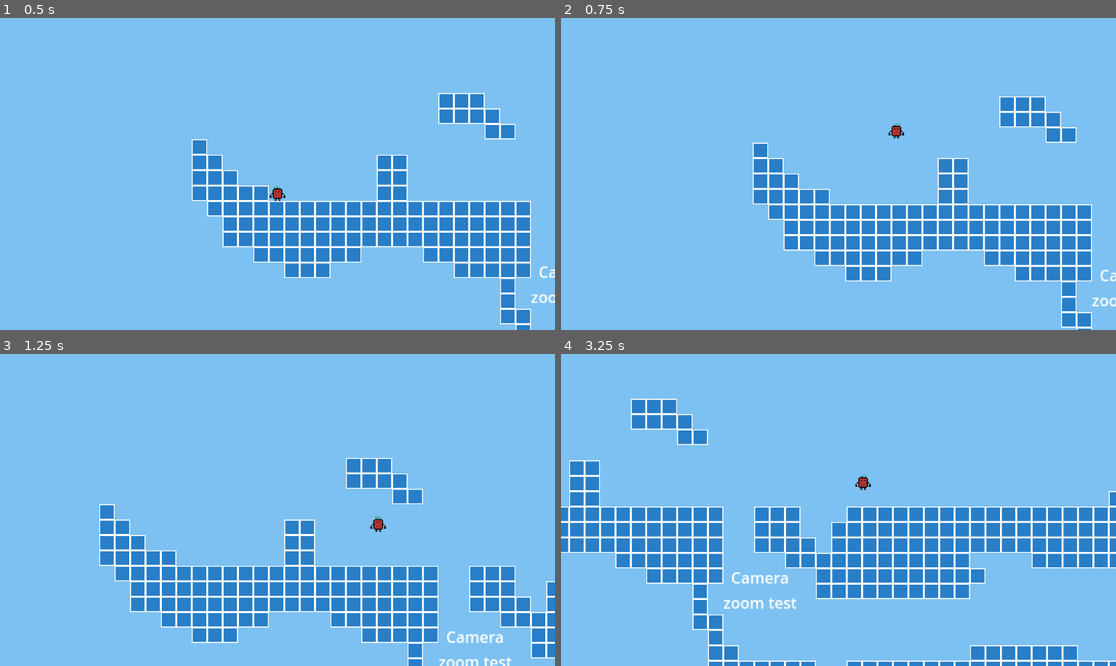
Above: before the commit, frames 1-4 (two rows, left to right).
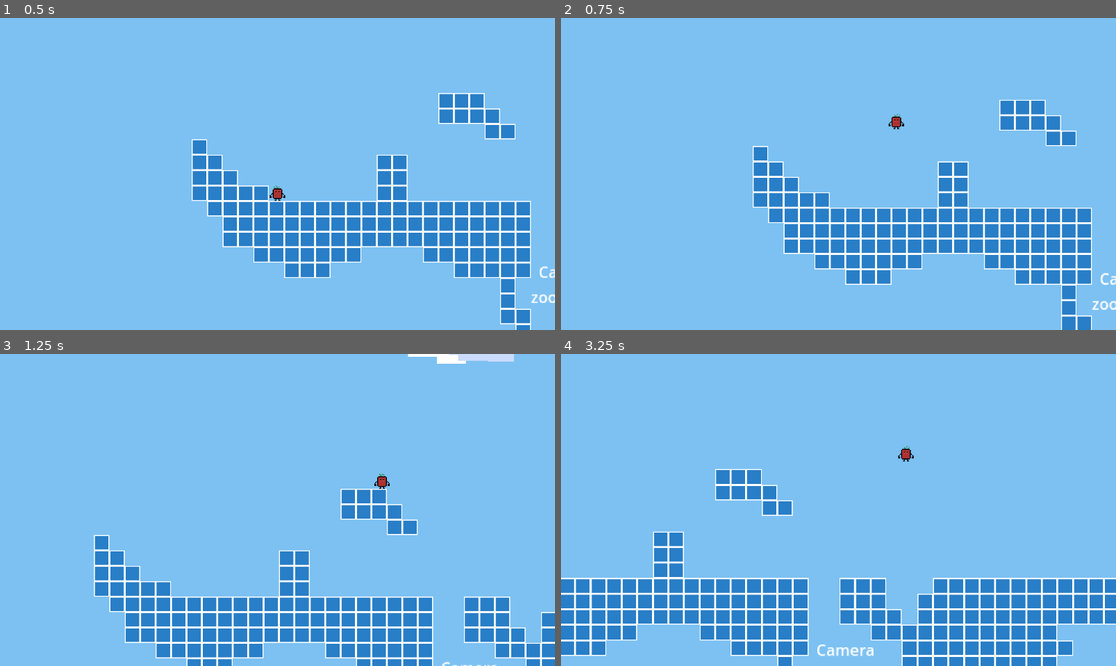
Above: after the commit, the same moments.

Repository: filipizydorczyk/godot-tests
Game: Godot game, scene res://Tests/MovementTest.tscn
Same seed, same stepped clock (60 frames per second), same inputs: the game is played once before the commit and once after it.
Inputs:
- Up to frame 1 (0.5 s): no input
- Up to frame 2 (0.75 s): tap Enter (ui_accept) at 0.5, 0.6 s; hold Right (ui_right) from 0.53 s (still down)
- Up to frame 3 (1.25 s): keep holding Right (ui_right); tap Enter (ui_accept) at 0.77, 1.07 s
- Up to frame 4 (3.25 s): tap Enter (ui_accept) at 1.35, 1.52, 1.82, 2.1, 2.85, 3.02 s; release Right (ui_right) at 2.03 s; hold Left (ui_left) 2.03-2.78 s; hold Right (ui_right) from 2.78 s (still down)

Frame 1 is identical in both runs. In frame 2, 5.5% of the frame differs, in the area x 34-100%, y 25-100%; in frame 3, 20%; in frame 4, 41%, in the area x 0-100%, y 14-100%.

Commit message:
dev: added double jump

Diff:
--- a/Scripts/Player.gd
+++ b/Scripts/Player.gd
@@ -8,16 +8,19 @@
 
 # Get the gravity from the project settings to be synced with RigidBody nodes.
 var gravity = ProjectSettings.get_setting("physics/2d/default_gravity")
-
+var jumps = 2
 
 func _physics_process(delta):
-	# Add the gravity.
+		# Add the gravity.
 	if not is_on_floor():
 		velocity.y += gravity * delta
+	else:
+		jumps = 2
 
 	# Handle Jump.
-	if Input.is_action_just_pressed("ui_accept") and is_on_floor():
+	if Input.is_action_just_pressed("ui_accept") and jumps > 0:
 		velocity.y = JUMP_VELOCITY
+		jumps -= 1
 
 	# Get the input direction and handle the movement/deceleration.
 	# As good practice, you should replace UI actions with custom gameplay actions.
